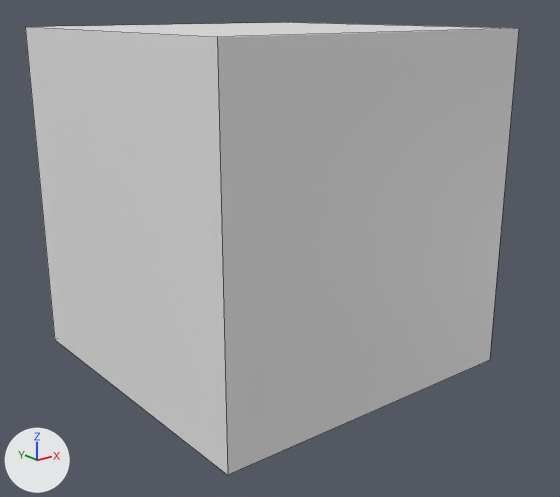
What one commit did to the FBX model Export Art/Motel/Props/Blinds.fbx.
One viewpoint serves both versions: a camera (50 mm lens) standing at (-2.8, -3.65, 1.12) and looking at (0.01, -0.13, -0.29). Arrows for +X, +Y and +Z are at lower left; the lights stay in place. The picture after the commit comes second. Mesh edges are drawn as thin lines.

The scene before the commit, as lines of its bpy script (objects in view):
```python
me_blinds = bpy.data.meshes.new('Blinds')
me_blinds.from_pydata(...)  # a box spanning x -1.0..1.0, y -1.0..1.0, z -1.0..1.0
me_blinds.materials.append(mat_material_094)  # white #e7e7e7
ob_blinds = bpy.data.objects.new('Blinds', me_blinds)
ob_blinds.location = (0.0, 0.0, 0.0)
```
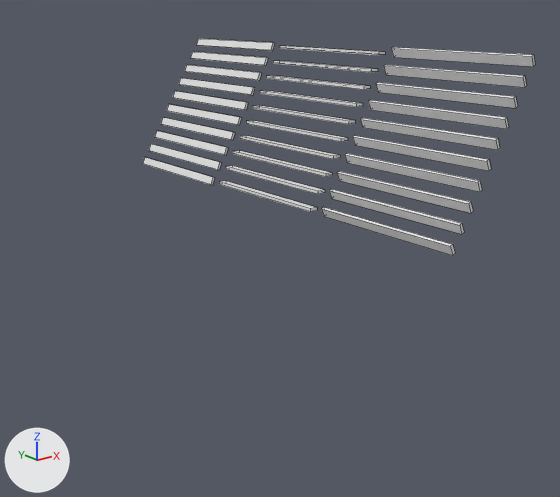
What differs and where, as boxes (x1, y1, x2, y2) in the pictures (560 x 497 px):
```json
{"object": "Blinds", "change": "reshaped, moved, turned, rescaled", "before": [25, 22, 519, 475], "after": [143, 38, 535, 255]}
{"part": 1, "of": "me_blinds", "change": "added", "after": [329, 189, 464, 234]}
{"part": 2, "of": "me_blinds", "change": "added", "after": [337, 171, 473, 213]}
{"part": 3, "of": "me_blinds", "change": "added", "after": [345, 153, 482, 192]}
{"part": 4, "of": "me_blinds", "change": "added", "after": [353, 136, 491, 171]}
{"part": 5, "of": "me_blinds", "change": "added", "after": [360, 118, 500, 150]}
{"part": 6, "of": "me_blinds", "change": "added", "after": [368, 100, 509, 129]}
{"part": 7, "of": "me_blinds", "change": "added", "after": [376, 82, 518, 108]}
{"part": 8, "of": "me_blinds", "change": "added", "after": [384, 65, 527, 87]}
{"part": 9, "of": "me_blinds", "change": "added", "after": [391, 47, 535, 67]}
{"part": 10, "of": "me_blinds", "change": "added", "after": [143, 38, 385, 212]}
```

Scene script edits in JSON lines:
```json
{"block": "me_blinds", "where": "# used by ob_blinds; location = (0.0, 0.0, 0.0)"}
{"op": "remove", "block": "me_blinds", "code": "me_blinds.from_pydata(...)  # 8 vertices, 6 faces; spans x -1.0..1.0, y -1.0..1.0, z -1.0..1.0"}
{"op": "add", "block": "me_blinds", "code": "me_blinds.from_pydata(...)  # 240 vertices, 180 faces; spans x -1.33..22.0, y -1.0..5.4, z -4.48..98.96"}
{"block": "me_blinds", "change": "me_blinds part 1: a new loose piece, a box spanning x 1.33..3.33, y -1.0..1.0, z 9.52..11.52, in mat_material_094 (white #e7e7e7)"}
{"block": "me_blinds", "change": "me_blinds part 2: a new loose piece, a box spanning x 3.67..5.67, y -1.0..1.0, z 20.04..22.04, in mat_material_094 (white #e7e7e7)"}
{"block": "me_blinds", "change": "me_blinds part 3: a new loose piece, a box spanning x 6.0..8.0, y -1.0..1.0, z 30.56..32.56, in mat_material_094 (white #e7e7e7)"}
{"block": "me_blinds", "change": "me_blinds part 4: a new loose piece, a box spanning x 8.34..10.34, y -1.0..1.0, z 41.07..43.07, in mat_material_094 (white #e7e7e7)"}
{"block": "me_blinds", "change": "me_blinds part 5: a new loose piece, a box spanning x 10.67..12.67, y -1.0..1.0, z 51.59..53.59, in mat_material_094 (white #e7e7e7)"}
{"block": "me_blinds", "change": "me_blinds part 6: a new loose piece, a box spanning x 13.0..15.0, y -1.0..1.0, z 62.11..64.11, in mat_material_094 (white #e7e7e7)"}
{"block": "me_blinds", "change": "me_blinds part 7: a new loose piece, a box spanning x 15.34..17.34, y -1.0..1.0, z 72.63..74.63, in mat_material_094 (white #e7e7e7)"}
{"block": "me_blinds", "change": "me_blinds part 8: a new loose piece, a box spanning x 17.67..19.67, y -1.0..1.0, z 83.15..85.15, in mat_material_094 (white #e7e7e7)"}
{"block": "me_blinds", "change": "me_blinds part 9: a new loose piece, a box spanning x 20.0..22.0, y -1.0..1.0, z 93.67..95.67, in mat_material_094 (white #e7e7e7)"}
{"block": "me_blinds", "change": "me_blinds part 10"}
{"block": "me_blinds", "change": "80 vertices are added at x -1.33..21.61, y 1.23..3.4, z -4.48..98.96"}
{"block": "me_blinds", "change": "80 new vertices lie (0.0, 2.0, 0.0) away from vertices in x -1.33..21.61, y 1.23..3.4, z -4.48..98.96"}
{"block": "me_blinds", "change": "120 new faces join them"}
{"op": "set", "path": "ob_blinds.location", "old": "(0.0, 0.0, 0.0)", "new": "(-0.015, -1.003, 0.034)"}
{"op": "set", "path": "ob_blinds.rotation_euler", "old": "(0.0, 0.0, 0.0)", "new": "(-3.142, 1.146, 0.0)", "note": "degrees (0, 0, 0) -> degrees (-180, 66, 0)"}
{"op": "set", "path": "ob_blinds.scale", "old": "(1.0, 1.0, 1.0)", "new": "(-0.0265, -0.45, -0.00847)"}
```
